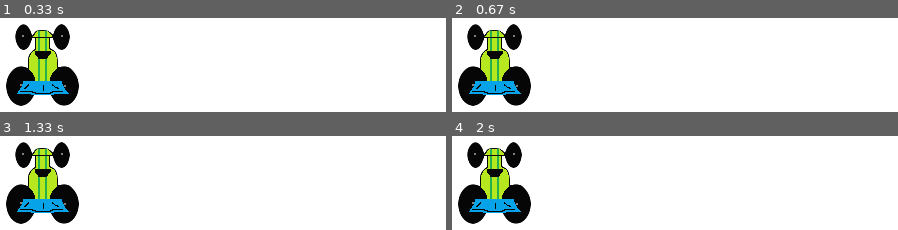
Above: before the commit, frames 1-4 (two rows, left to right).
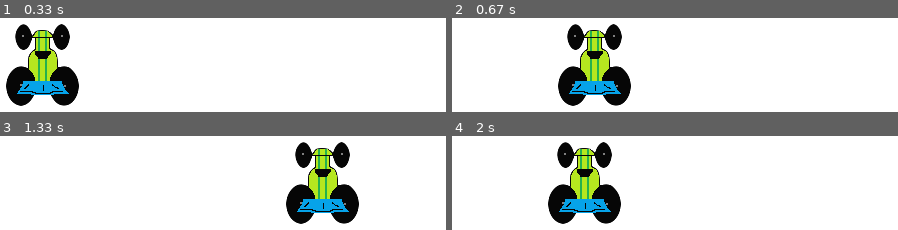
Above: after the commit, the same moments.

Repository: kyuubi-9/car_race-pygame-
Game: pygame game, started from car.py
Same seed, same stepped clock (60 frames per second), same inputs: the game is played once before the commit and once after it.
Inputs:
- Up to frame 1 (0.33 s): no input
- Up to frame 2 (0.67 s): hold Right from 0.33 s (still down)
- Up to frame 3 (1.33 s): release Right at 0.8 s; hold Right 0.83-1.3 s
- Up to frame 4 (2 s): hold Left 1.33-1.87 s; hold Left from 1.9 s (still down)

Frame 1 is identical in both runs. In frame 2, 18% of the frame differs, in the area x 1-41%, y 6-94%; in frame 3, 18%; in frame 4, 18%.

Commit message:
moved the car

Diff:
--- /dev/null
+++ b/3.move car.txt
@@ -0,0 +1,11 @@
+if event.type == pygame.KEYDOWN:
+            if event.key == pygame.K_LEFT:
+                x_change = -5
+            elif event.key == pygame.K_RIGHT:
+                x_change = 5
+        if event.type == pygame.KEYUP:
+            if event.key == pygame.K_LEFT or event.key == pygame.K_RIGHT:
+                x_change = 0
+
+-->>Easy enough if we break this down. First, we're asking if the event is a keydown event, which means if there is any key being pressed. Later, we can combine all of this into 1 statement, but here I'd like to keep things as simple as possible. So, is there a key being pressed? If so, is that key a LEFT arrow key? If it is, then our x_change is -5. If the KEYDOWN is a RIGHT arrow key, then x_change is 5. Finally, if the key change is actually a KEYUP, meaning if we have released a key, then x_change is 0.
+x += x_change
--- a/car.py
+++ b/car.py
@@ -23,6 +23,9 @@
 x =  (display_width * 0.45)
 y = (display_height * 0.8)
 
+x_change = 0
+car_speed = 0
+
 while not crashed:
 
     for event in pygame.event.get():
@@ -30,6 +33,20 @@
             crashed = True
 
         #print(event)<Event(4-MouseMotion {'pos': (598, 65), 'rel': (2, 0), 'buttons': (0, 0, 0), 'window': None})>
+
+        #####################################
+        if event.type == pygame.KEYDOWN:
+            if event.key == pygame.K_LEFT:
+               x_change = -5
+
+            elif event.key == pygame.K_RIGHT:
+                x_change = 5
+        if event.type == pygame.KEYUP:
+            if event.key == pygame.K_LEFT or event.key == pygame.K_RIGHT:
+                x_change = 0
+
+    x += x_change
+
     gameDisplay.fill(white)
     car(x,y)
 
Renamed: display image.txt -> 2.display image.txt
